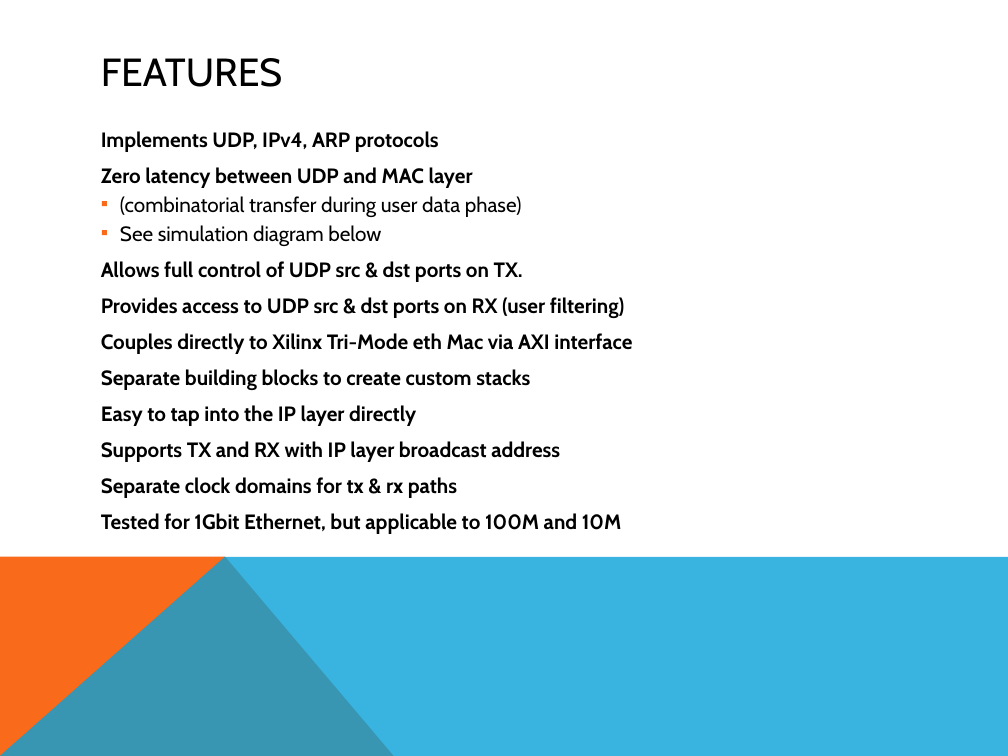
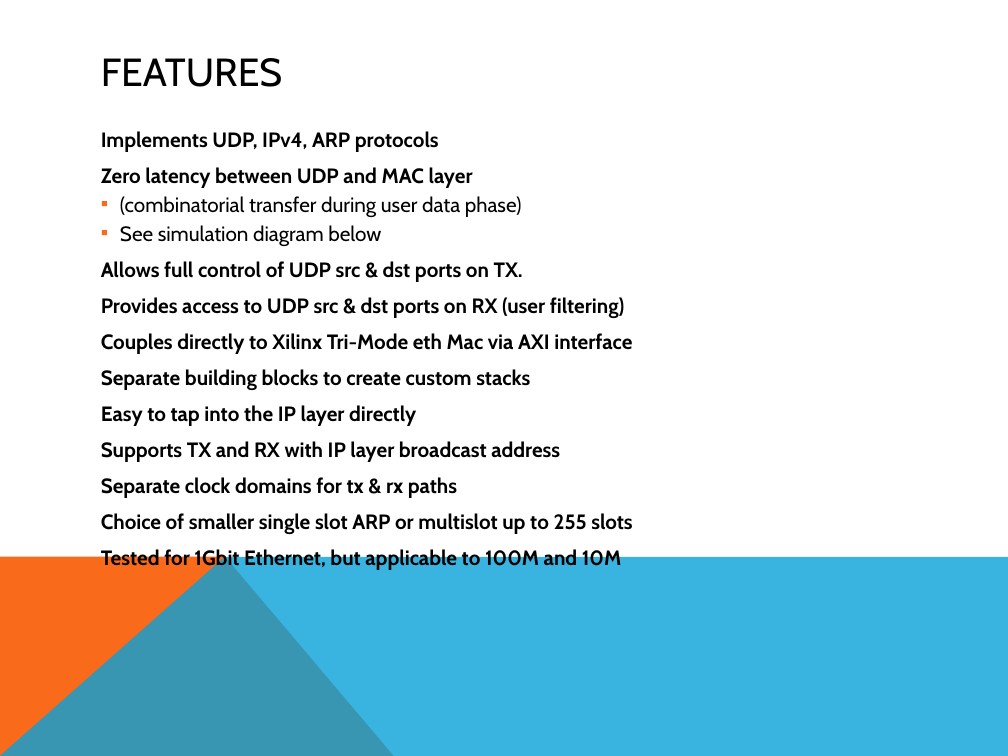
Before and after one commit to freecores/udp_ip_stack, a slide deck: slide 2 of doc/src/UDP_IP_Stack.pptx. Drawn at 1008x756 pixels with LibreOffice and Linux fonts; fonts in the diff are those of the drawing. Boxes give left, top, right and bottom in pixels: in the first picture for what was removed or moved away, otherwise in the second. Text is boxed around its words. In the diff, an @@ line names an element or a change of style, - is before the commit and + after.

Commit message:
Committed changes, adding ARPV2 with multislot ARP cache

```diff
--- a/doc/src/UDP_IP_Stack.pptx
+++ b/doc/src/UDP_IP_Stack.pptx
@@ text at (101,513,632,534): paragraph added @@
+Choice of smaller single slot ARP or multislot up to 255 slots
```
Also in this commit, not shown: 6 other slides changed, 3 slides added, 21 other files.
